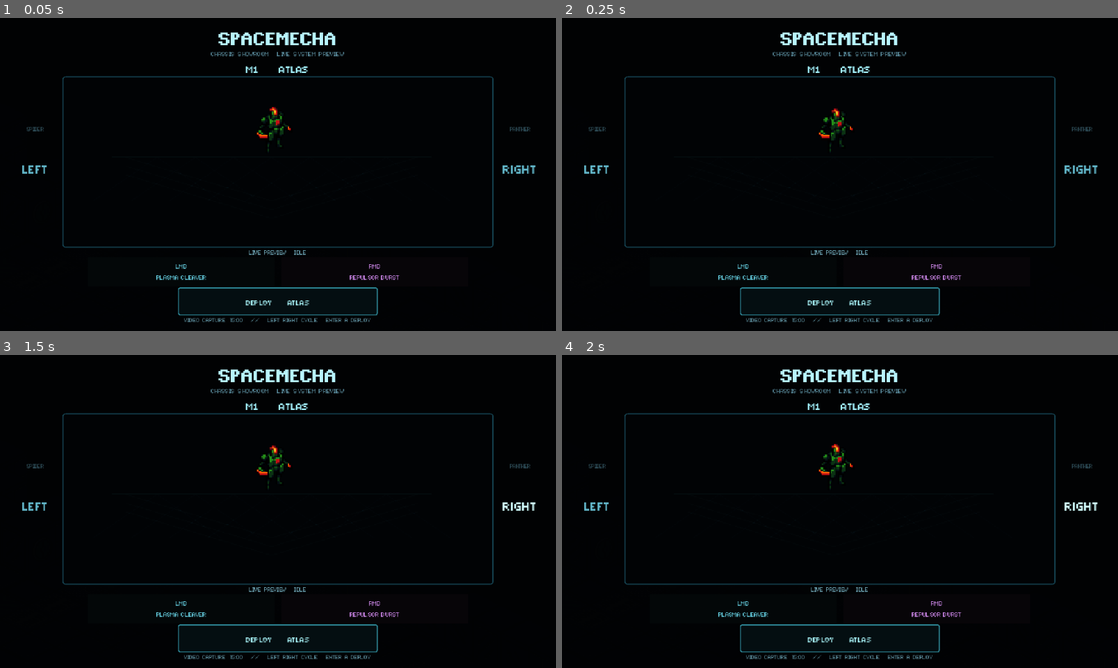
Above: before the commit, frames 1-4 (two rows, left to right).
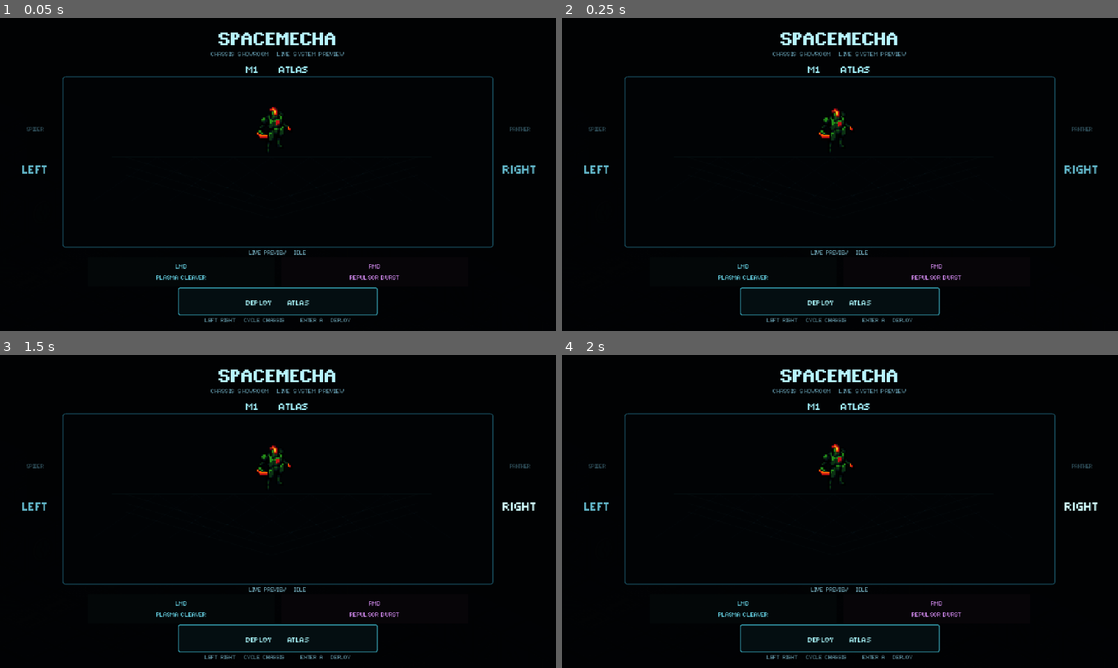
Above: after the commit, the same moments.

Repository: Tekknobot/spacehaul
Game: Godot game, scene res://Scenes/main.tscn
Same seed, same stepped clock (60 frames per second), same inputs: the game is played once before the commit and once after it.
Inputs:
- Up to frame 1 (0.05 s): no input
- Up to frame 2 (0.25 s): no input
- Up to frame 3 (1.5 s): click "LEFT" at 0.5 s; click "RIGHT" at 1.25 s
- Up to frame 4 (2 s): no input

The runs differ from the first frame. In frame 1, 0.3% of the frame differs, in the area x 33-67%, y 95-98%; in frame 2, 0.3%; in frame 3, 0.3%; in frame 4, 0.3%.

Commit message:
No panel pop ups.

Diff:
--- a/Scenes/main.tscn
+++ b/Scenes/main.tscn
@@ -58,7 +58,6 @@
 
 [node name="CharacterTestDeck" type="Node2D" unique_id=960116902]
 script = ExtResource("1_world")
-video_capture_mode = true
 
 [node name="ProceduralDeck" type="Node2D" parent="." unique_id=1973192649]
 script = ExtResource("2_deck")
@@ -70,6 +69,7 @@
 [node name="MechaManager" type="Node2D" parent="." unique_id=308486086]
 script = ExtResource("3_manager")
 randomize_each_run = false
+fixed_starting_mecha = "R1"
 
 [node name="EnemyManager" type="Node2D" parent="." unique_id=1764950342]
 script = ExtResource("7_enemy_manager")
--- a/Scripts/test_world.gd
+++ b/Scripts/test_world.gd
@@ -301,12 +301,6 @@
 	_update_hud()
 
 func _on_omega_primary_mode_changed(enabled: bool, display_name: String) -> void:
-	var active := mecha_manager.get_active_mecha()
-	if enabled:
-		_show_banner("LMB OMEGA   %s" % display_name, 0.72)
-	else:
-		var standard_name := "PRIMARY" if active == null else active.get_primary_ability_name()
-		_show_banner("LMB STANDARD   %s" % standard_name, 0.72)
 	SFX.play_ui(self, "level", -13.5, 1.08 if enabled else 0.92)
 	_update_hud()
 
@@ -1498,17 +1492,16 @@
 		config.save(path)
 	return best
 
-func _show_banner(message: String, hold_time: float = 0.8) -> void:
+func _show_banner(_message: String, _hold_time: float = 0.8) -> void:
+	# Transient gameplay banners are intentionally disabled. The compact HUD and
+	# dedicated interactive panels now carry all progression/state information,
+	# keeping combat and OMEGA cycling visually uninterrupted.
 	if _banner_tween != null and _banner_tween.is_valid():
 		_banner_tween.kill()
-	deck_banner_text.text = message
-	deck_banner.show()
-	deck_banner.modulate.a = 1.0
-	_banner_tween = create_tween()
-	_banner_tween.set_pause_mode(Tween.TWEEN_PAUSE_PROCESS)
-	_banner_tween.tween_interval(hold_time)
-	_banner_tween.tween_property(deck_banner, "modulate:a", 0.0, 0.28)
-	_banner_tween.tween_callback(deck_banner.hide)
+	_banner_tween = null
+	if deck_banner != null:
+		deck_banner.modulate.a = 0.0
+		deck_banner.hide()
 
 func _build_upgrade_overlay() -> void:
 	_upgrade_overlay = CenterContainer.new()
